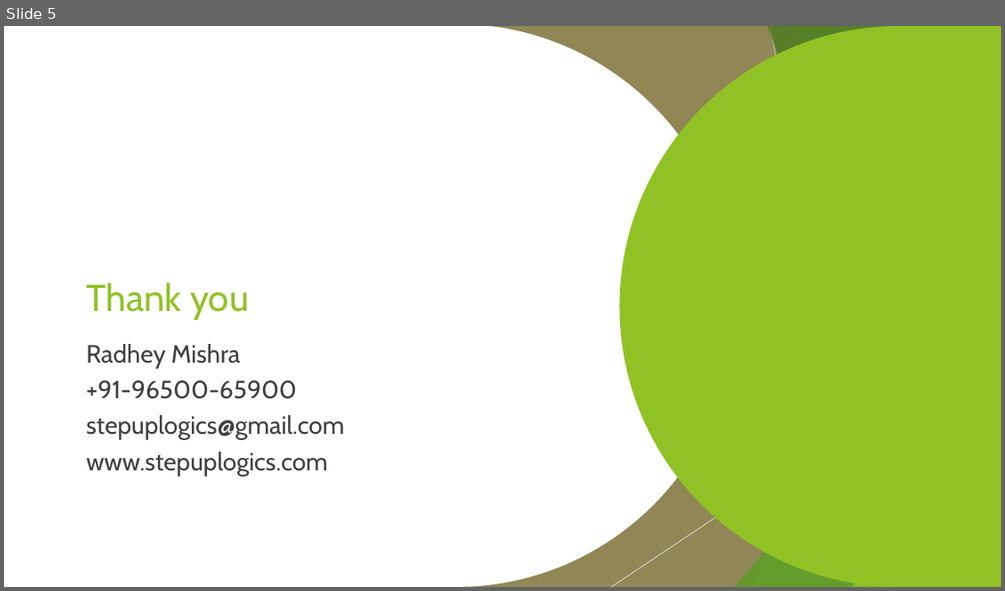
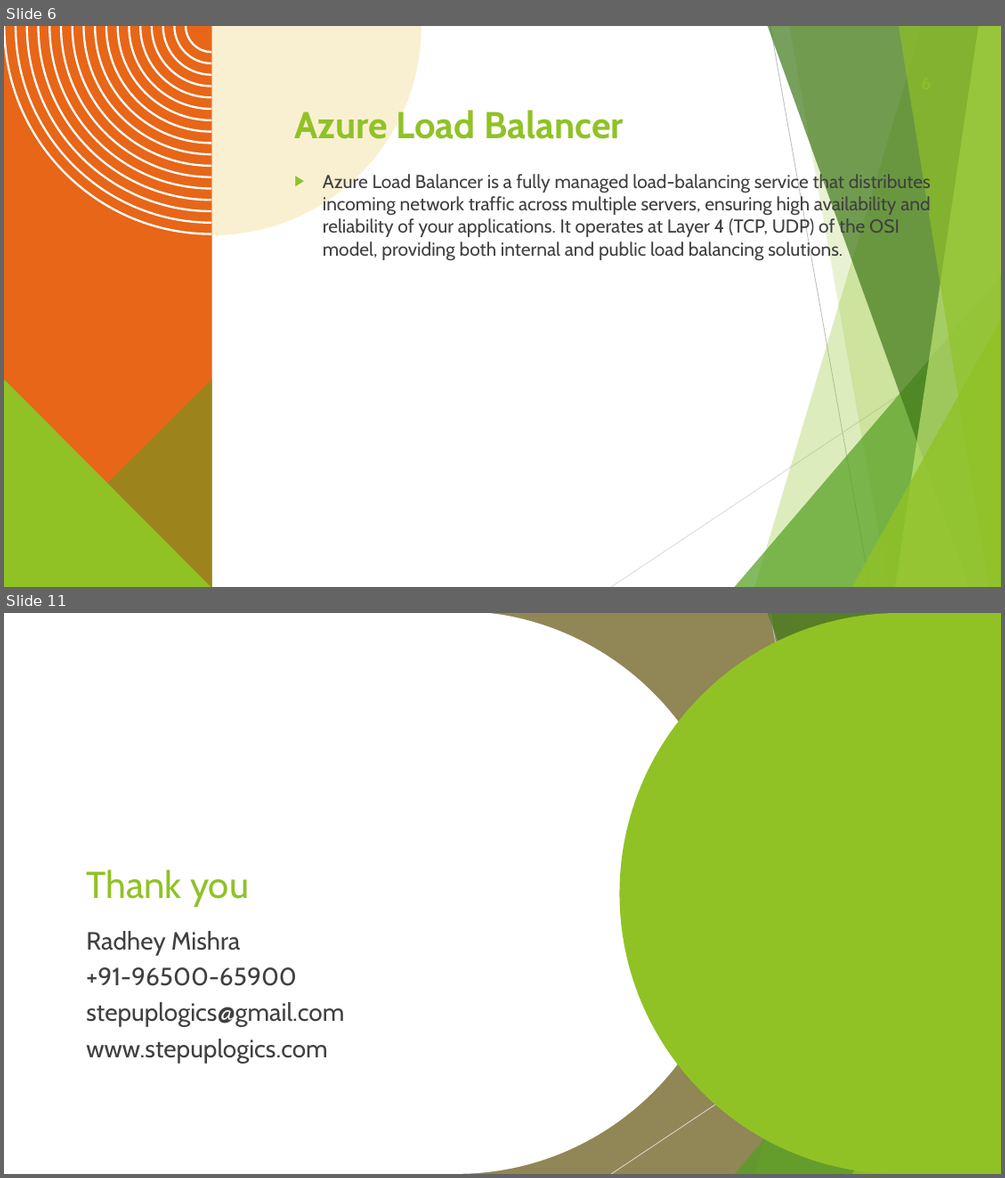
Before and after one commit to radhey24h/cloud-in-depth, a slide deck: azure-in-depth/Day-5-Azure-Networking/01-Azure-Networking.pptx. Shown one above the other, each under a label of ours: slide 5 before the commit, slides 6 and 11 after it; the slides between them are not shown. The pictures are 1005x591 and 1005x1178 pixels, drawn with LibreOffice and Linux fonts; fonts in the diff are those of the drawing; background and template pictures are left out. Boxes give left, top, right and bottom in pixels: in the first picture for what was removed or moved away, otherwise in the second. Text is boxed around its words. In the diff, an @@ line names an element or a change of style, - is before the commit and + after.

Commit message:
changes in Azure networking ppt

```diff
--- a/azure-in-depth/Day-5-Azure-Networking/01-Azure-Networking.pptx
+++ b/azure-in-depth/Day-5-Azure-Networking/01-Azure-Networking.pptx
@@ slide 6 added at [4,26,1001,587], background #FFFFFF; not listed: 10 template elements that a slide beside it also shows @@
@@ freeform shape added at [4,26,212,587], fill #E76618 @@
@@ freeform shape added at [4,26,212,234], fill #FFFFFF @@
@@ freeform shape added at [212,26,421,235], fill #F5E3A5 at 50% opacity @@
@@ title added at [294,107,623,147], 36 pt, text #90C226, bold @@
+Azure Load Balancer
@@ text added at [323,172,930,261], 18 pt, text #404040 @@
+▶ Azure Load Balancer is a fully managed load-balancing service that distributes incoming network traffic across multiple servers, ensuring high availability and reliability of your applications. It operates at Layer 4 (TCP, UDP) of the OSI model, providing both internal and public load balancing solutions.
@@ freeform shape added at [4,378,212,587], fill #54A021 at 50% opacity @@
@@ freeform shape added at [4,378,212,587], fill #90C226 @@
@@ what was slide 5 is now slide 11 @@
```
Also in this commit, not shown: 3 slides changed, 6 other slides added, 1 slide removed, 9 other files.
